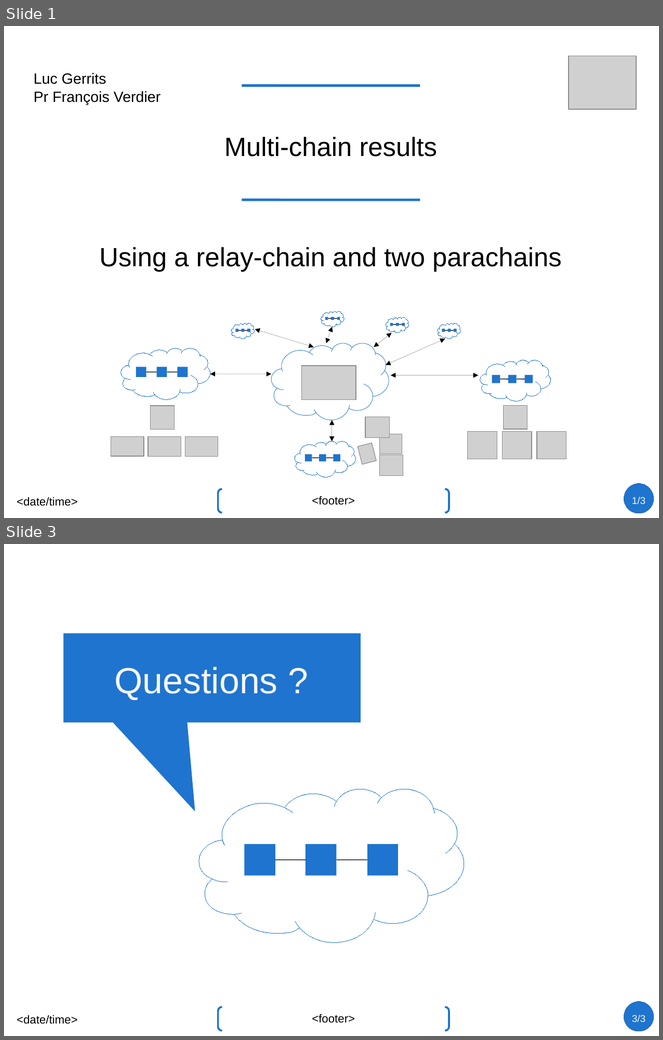
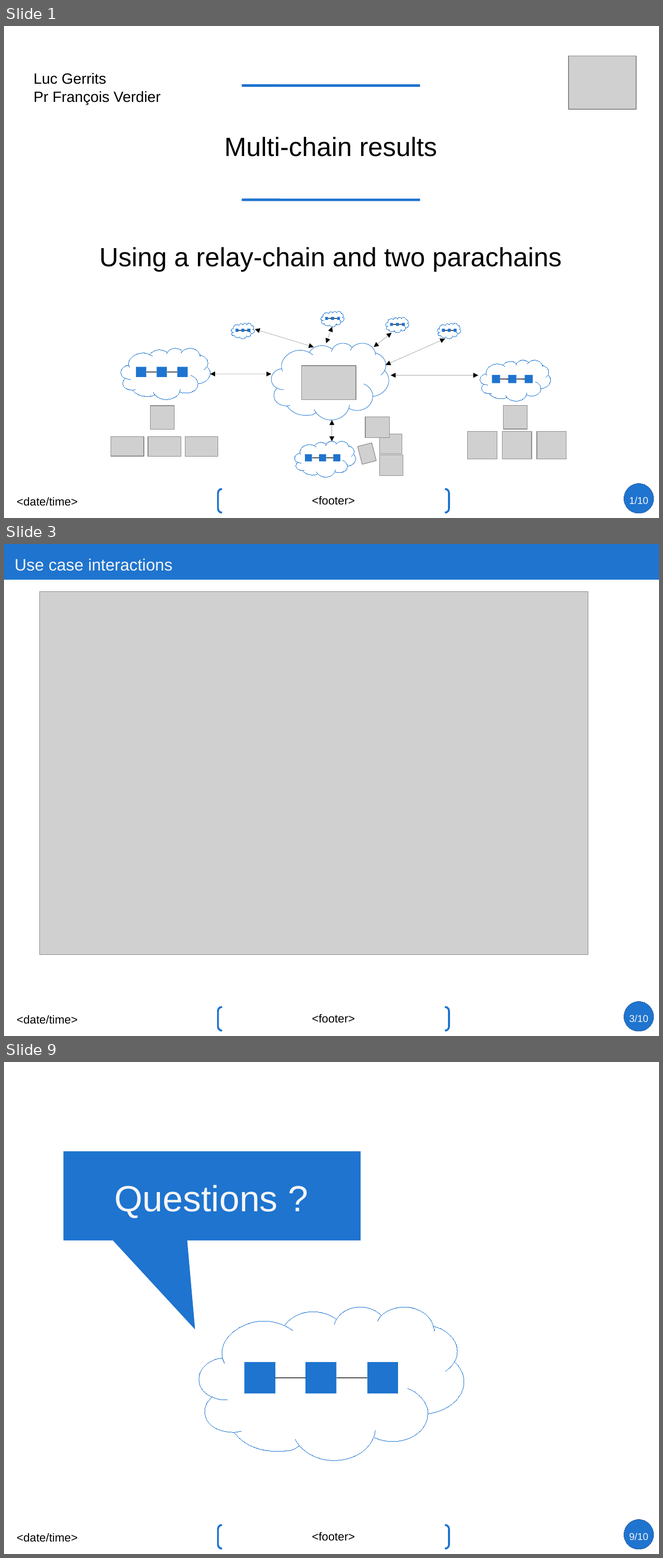
Before and after one commit to lucgerrits/sim-multichain-with-polkadot-and-substrate, a slide deck: results/Results discussions.odp. Shown one above the other, each under a label of ours: slides 1 and 3 before the commit, slides 1, 3 and 9 after it; the slides between them are not shown. The pictures are 663x1040 and 663x1558 pixels, drawn with LibreOffice and Linux fonts; fonts in the diff are those of the drawing; grey boxes stand for pictures. Boxes give left, top, right and bottom in pixels: in the first picture for what was removed or moved away, otherwise in the second. Text is boxed around its words. In the diff, an @@ line names an element or a change of style, - is before the commit and + after.

```diff
--- a/results/Results discussions.odp
+++ b/results/Results discussions.odp
@@ slide 3 added at bbox=[4, 544, 659, 1036], background #FFFFFF; not listed: 5 template elements that a slide beside it also shows @@
@@ rectangle added at bbox=[4, 544, 659, 580], fill #1E74CF @@
@@ title added at bbox=[14, 559, 173, 571], 20 pt, text #F5F5F5 @@
+Use case interactions
@@ picture added at bbox=[40, 591, 588, 954] @@
@@ page number at bbox=[630, 497, 649, 504]: text changed @@
-1/3
+1/10
@@ what was slide 3 is now slide 9 @@
@@ page number at bbox=[630, 1533, 649, 1540]: text changed @@
-3/3
+9/10
```
Also in this commit, not shown: 1 slide changed, 6 other slides added.
